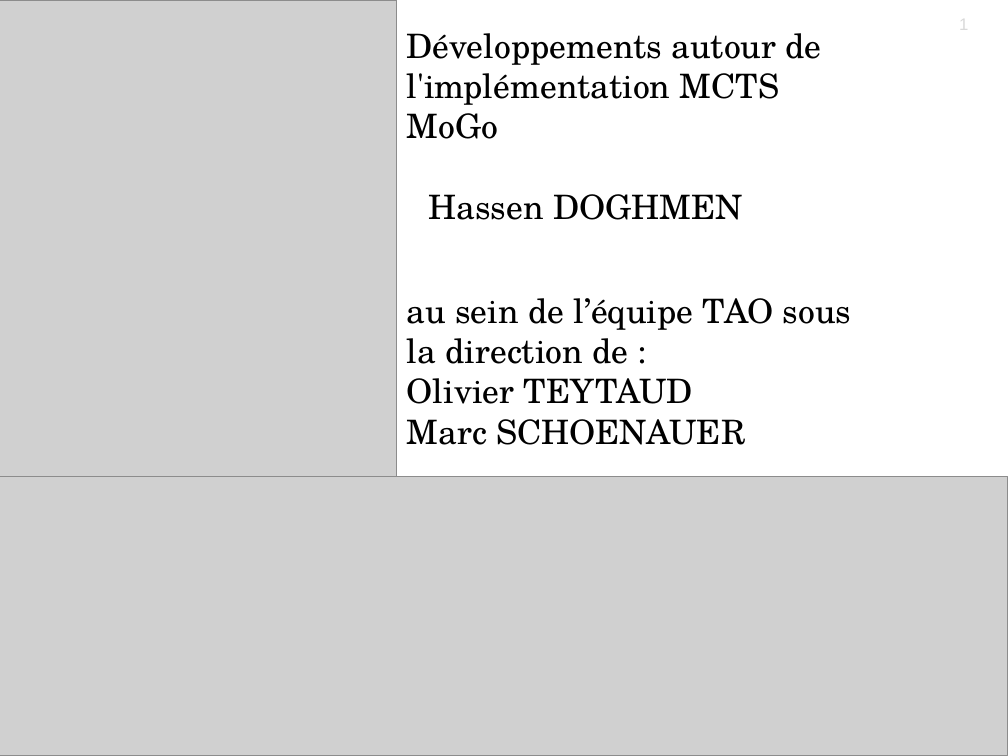
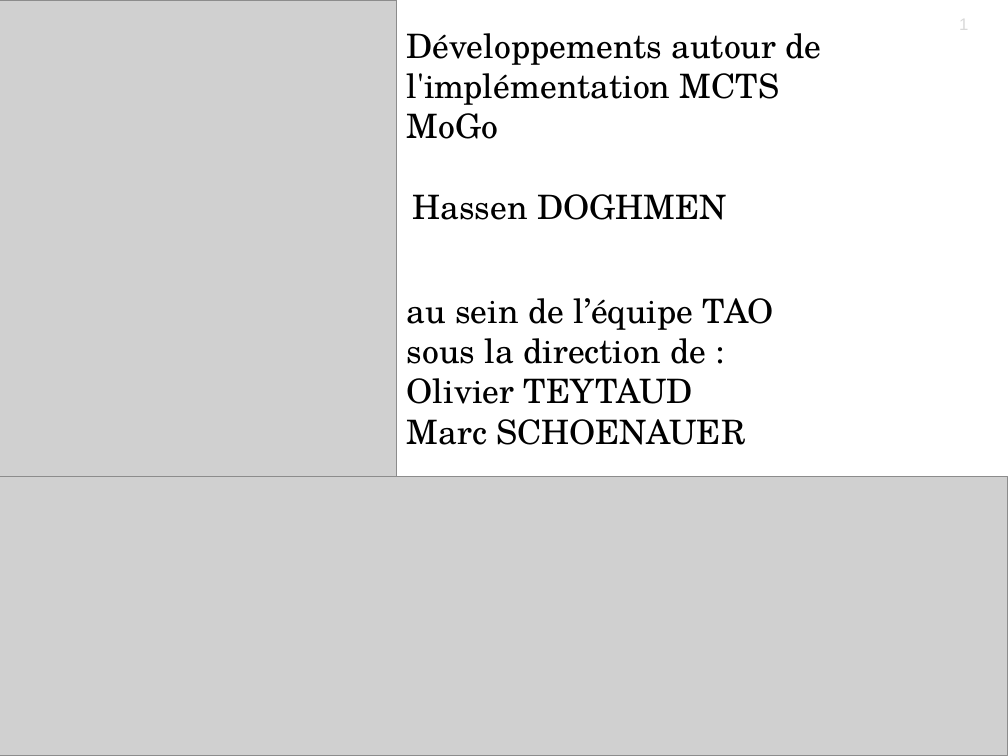
Before and after one commit to haspeleo/Android-Dev, a slide deck: slide 1 of MCTS/Soutenance_INRIA_V2.odp. Drawn at 1008x756 pixels with LibreOffice and Linux fonts; fonts in the diff are those of the drawing; grey boxes stand for pictures; background and template pictures are left out. Boxes give left, top, right and bottom in pixels: in the first picture for what was removed or moved away, otherwise in the second. Text is boxed around its words. In the diff, an @@ line names an element or a change of style, - is before the commit and + after.

```diff
--- a/MCTS/Soutenance_INRIA_V2.odp
+++ b/MCTS/Soutenance_INRIA_V2.odp
@@ text "Hassen DOGHMEN": place and size @@
-text "Hassen DOGHMEN" at bbox=[429, 194, 743, 220]
+text "Hassen DOGHMEN" at bbox=[413, 194, 727, 220]
@@ text at bbox=[407, 298, 774, 364]: text changed @@
-au sein de l’équipe TAO sous la direction de :
+au sein de l’équipe TAO
+sous la direction de :
```
Also in this commit, not shown: 3 other slides changed, 3 slides added, 1 slide removed.
